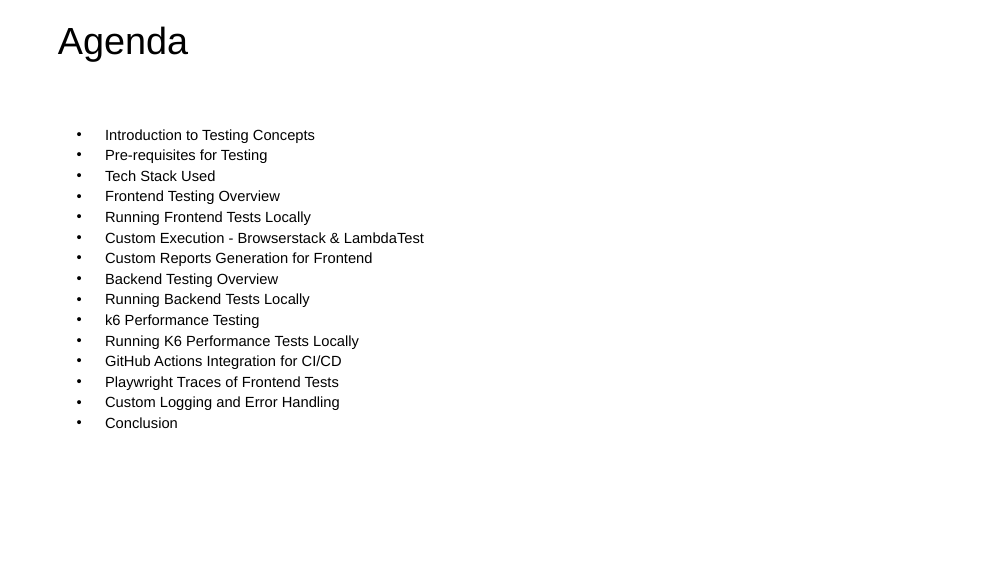
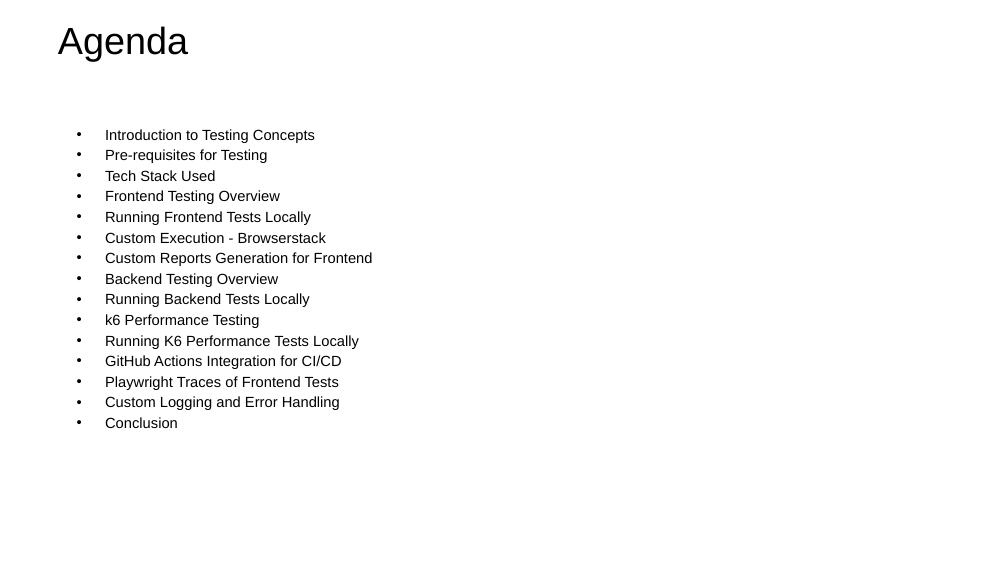
Before and after one commit to PrudhviRajMukiri23/Polestar-Assignment, a slide deck: slide 2 of Playwright_framework.pptx. Drawn at 1008x567 pixels with LibreOffice and Linux fonts; fonts in the diff are those of the drawing; background and template pictures are left out. Boxes give left, top, right and bottom in pixels: in the first picture for what was removed or moved away, otherwise in the second. Text is boxed around its words. In the diff, an @@ line names an element or a change of style, - is before the commit and + after.

```diff
--- a/Playwright_framework.pptx
+++ b/Playwright_framework.pptx
@@ text at (105,232,326,243): text changed @@
-• Custom Execution - Browserstack & LambdaTest
+• Custom Execution - Browserstack
```
Also in this commit, not shown: 1 other slide changed.
